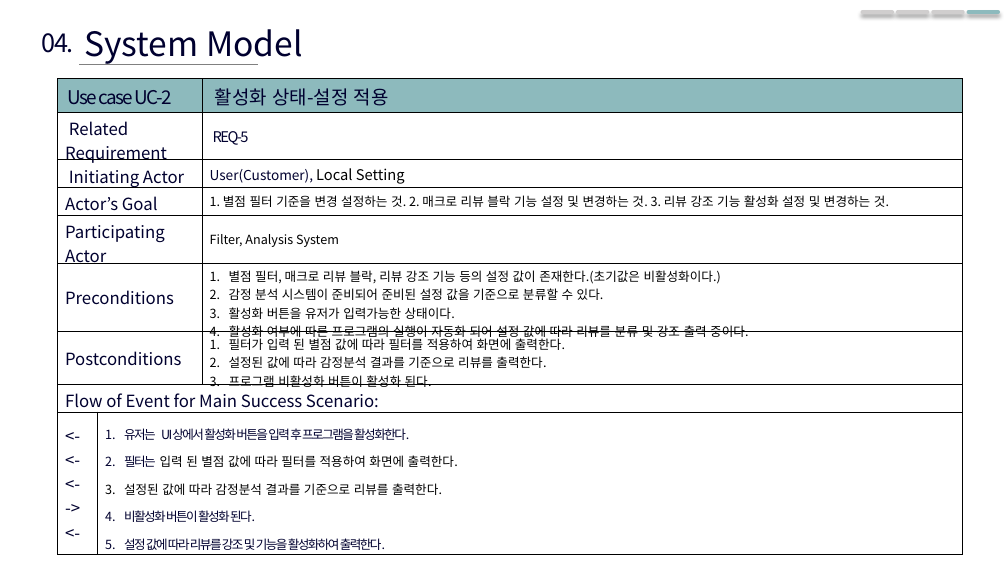
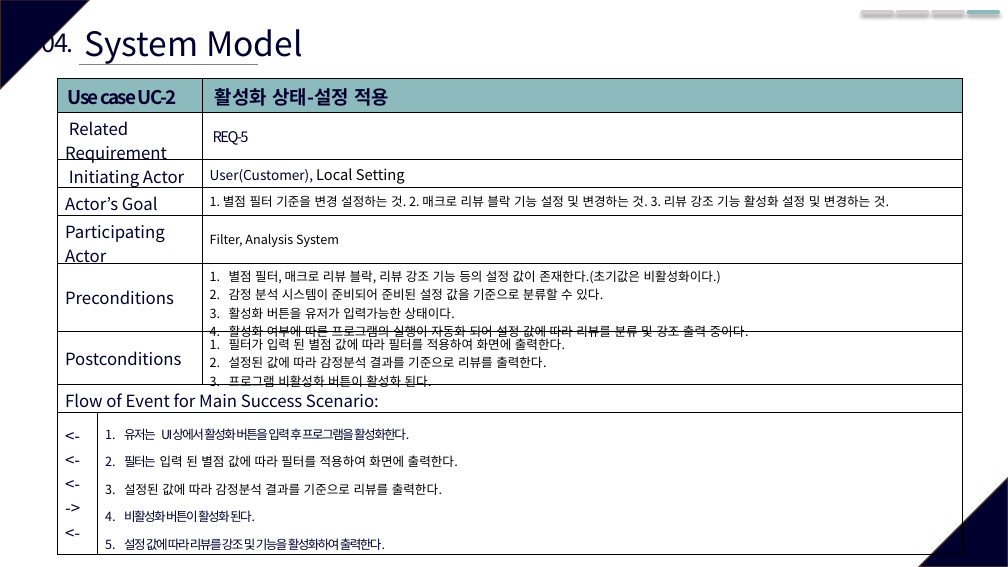
Before and after one commit to SWE-15-Team/Sentiment-Analysis-System, a slide deck: slide 15 of Checkpoint_1st.pptx (slide 6 before the commit). Drawn at 1008x567 pixels with LibreOffice and Linux fonts; fonts in the diff are those of the drawing. Boxes give left, top, right and bottom in pixels: in the first picture for what was removed or moved away, otherwise in the second. Text is boxed around its words. In the diff, an @@ line names an element or a change of style, - is before the commit and + after.

```diff
--- a/Checkpoint_1st.pptx
+++ b/Checkpoint_1st.pptx
@@ triangle added at (x1=0, y1=0, x2=89, y2=89), fill #00002F, outline #5B3F33 1 pt @@
@@ table at (x1=57, y1=79, x2=963, y2=555) @@
@@ bold on in "Use case UC-2", "활성화 상태-설정 적용" @@
@@ triangle added at (x1=919, y1=478, x2=1008, y2=567), fill #00002F, outline #5B3F33 1 pt @@
```
Also in this commit, not shown: 6 other slides changed, 14 slides added, 1 other file.
